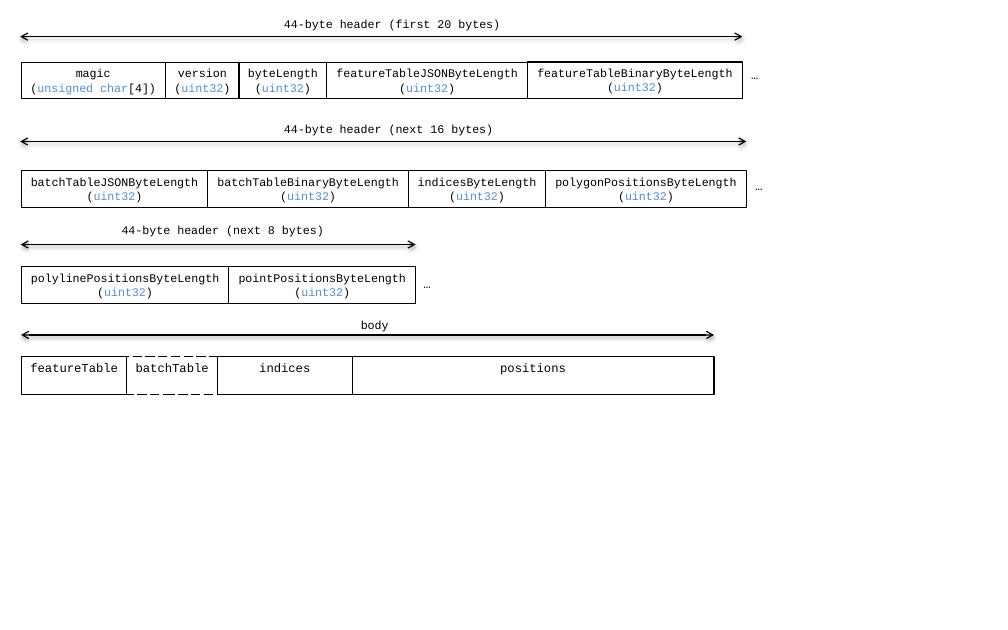
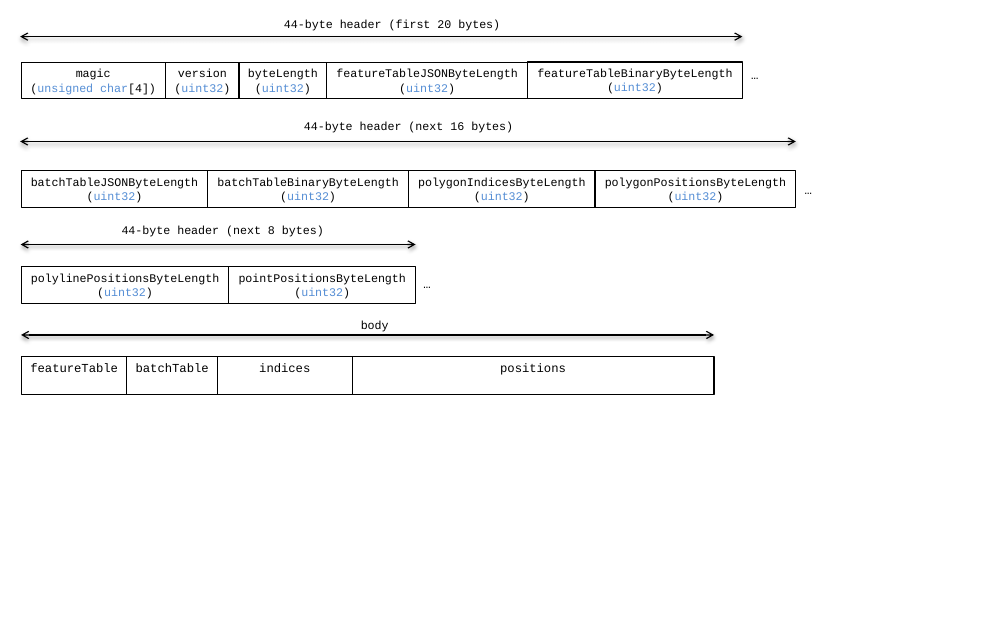
Before and after one commit to CesiumGS/3d-tiles, a slide deck: slide 1 of TileFormats/VectorData/figures/figues.pptx. Drawn at 1008x630 pixels with LibreOffice and Linux fonts; fonts in the diff are those of the drawing. Boxes give left, top, right and bottom in pixels: in the first picture for what was removed or moved away, otherwise in the second. Text is boxed around its words. In the diff, an @@ line names an element or a change of style, - is before the commit and + after.

```diff
--- a/TileFormats/VectorData/figures/figues.pptx
+++ b/TileFormats/VectorData/figures/figues.pptx
@@ text "44-byte header (next 16 bytes)": place and size @@
-text "44-byte header (next 16 bytes)" at (284, 124, 493, 136)
+text "44-byte header (next 16 bytes)" at (304, 121, 513, 133)
@@ double arrow moved from (20, 141) - (746, 141) to (20, 141) - (795, 141) @@
@@ rectangle "polygonIndicesByteLength": place and size @@
-rectangle "polygonIndicesByteLength" at (408, 171, 545, 207)
+rectangle "polygonIndicesByteLength" at (408, 171, 595, 207)
@@ text in rectangle at (418, 178, 585, 189): text changed @@
-indicesByteLength
+polygonIndicesByteLength
@@ rectangle "polygonPositionsByteLength": place and size @@
-rectangle "polygonPositionsByteLength" at (546, 171, 747, 207)
+rectangle "polygonPositionsByteLength" at (595, 171, 795, 207)
@@ text "…": place and size @@
-text "…" at (746, 175, 770, 214)
+text "…" at (795, 178, 820, 218)
@@ rectangle "batchTable" at (127, 356, 218, 394): outline #000000 1 pt dashed to #000000 1 pt @@
```
Also in this commit, not shown: 1 other slide changed, 3 slides added, 6 other files.
